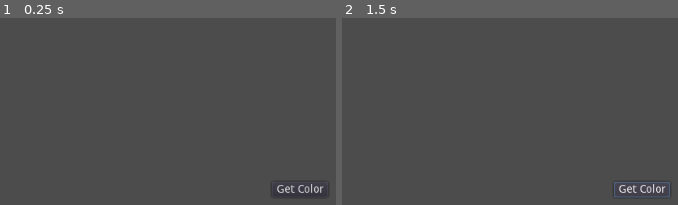
Above: before the commit, frames 1-2 (left to right).
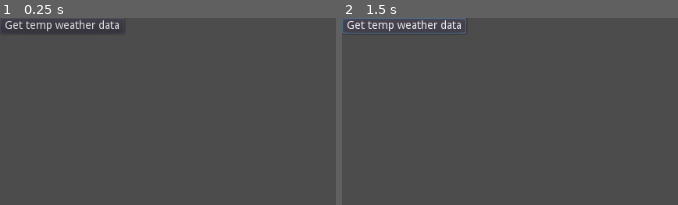
Above: after the commit, the same moments.

Repository: Codazoa/cs320-rougelike
Game: Godot game, scene res://scenes/tempweatherbutton.tscn
Same seed, same stepped clock (60 frames per second), same inputs: the game is played once before the commit and once after it. Before the commit the project starts from res://HttpButtonTest.tscn.
Inputs:
- Up to frame 1 (0.25 s): no input
- Up to frame 2 (1.5 s): click "Get Color" (after the commit: "Get temp weather data") at 0.5 s; click "Get Color" (after the commit: "Get temp weather data") at 1.25 s

The runs differ from the first frame. In frame 1, 1.0% of the frame differs, in the area x 1-97%, y 1-96%; in frame 2, 1.7%, in the area x 0-98%, y 0-96%.

Commit message:
Finished backend server api, working on api requests from game engine

Diff:
--- a/prototypes/data_scraping/game-files/db.json
+++ /dev/null
@@ -1,10 +0,0 @@
-{
-  "DotColor" : {
-    "red" : 0
-    "green" : 0
-    "blue" : 0
-  },
-  "Climate" : {
-    "Woodland" : 10
-  }
-}
--- a/prototypes/data_scraping/game-files/project.godot
+++ b/prototypes/data_scraping/game-files/project.godot
@@ -16,12 +16,8 @@
 [application]
 
 config/name="data-scraping-prototype"
-run/main_scene="res://HttpButtonTest.tscn"
+run/main_scene="res://scenes/tempweatherbutton.tscn"
 config/icon="res://icon.png"
-
-[autoload]
-
-ImportData="*res://scripts/import-data.gd"
 
 [rendering]
 
--- a/prototypes/data_scraping/game-files/HttpButtonTest.tscn
+++ b/prototypes/data_scraping/game-files/scenes/HttpButtonTest.tscn
@@ -5,7 +5,7 @@
 [node name="CanvasLayer" type="CanvasLayer"]
 script = ExtResource( 1 )
 
-[node name="Button" type="Button" parent="."]
+[node name="dotButton" type="Button" parent="."]
 anchor_left = 0.34
 anchor_top = 0.349
 anchor_right = 0.41
@@ -14,11 +14,11 @@
 margin_top = 0.140076
 margin_right = -0.0223389
 margin_bottom = -0.259918
-text = "Get Color"
+text = "Get Dot Color"
 __meta__ = {
 "_edit_use_anchors_": false
 }
 
-[node name="HTTPRequest" type="HTTPRequest" parent="."]
-[connection signal="pressed" from="Button" to="." method="_on_Button_pressed"]
-[connection signal="request_completed" from="HTTPRequest" to="." method="_on_request_completed"]
+[node name="dotHTMLReq" type="HTTPRequest" parent="."]
+[connection signal="pressed" from="dotButton" to="." method="_on_Button_pressed"]
+[connection signal="request_completed" from="dotHTMLReq" to="." method="_on_request_completed"]
--- /dev/null
+++ b/prototypes/data_scraping/game-files/scenes/Mainweatherbutton.tscn
@@ -0,0 +1,18 @@
+[gd_scene load_steps=2 format=2]
+
+[ext_resource path="res://scripts/Mainweatherbutton.gd" type="Script" id=1]
+
+[node name="CanvasLayer" type="CanvasLayer"]
+script = ExtResource( 1 )
+
+[node name="Button" type="Button" parent="."]
+margin_right = 12.0
+margin_bottom = 20.0
+text = "Get main weather data"
+__meta__ = {
+"_edit_use_anchors_": false
+}
+
+[node name="HTTPRequest" type="HTTPRequest" parent="."]
+[connection signal="pressed" from="Button" to="." method="_on_Button_pressed"]
+[connection signal="request_completed" from="HTTPRequest" to="." method="_on_HTTPRequest_request_completed"]
--- /dev/null
+++ b/prototypes/data_scraping/game-files/scenes/tempweatherbutton.tscn
@@ -0,0 +1,18 @@
+[gd_scene load_steps=2 format=2]
+
+[ext_resource path="res://scripts/tempWeatherData.gd" type="Script" id=1]
+
+[node name="CanvasLayer" type="CanvasLayer"]
+script = ExtResource( 1 )
+
+[node name="Button" type="Button" parent="."]
+margin_right = 12.0
+margin_bottom = 20.0
+text = "Get temp weather data"
+__meta__ = {
+"_edit_use_anchors_": false
+}
+
+[node name="HTTPRequest" type="HTTPRequest" parent="."]
+[connection signal="pressed" from="Button" to="." method="_on_Button_pressed"]
+[connection signal="request_completed" from="HTTPRequest" to="." method="_on_HTTPRequest_request_completed"]
--- /dev/null
+++ b/prototypes/data_scraping/game-files/scripts/HttpButtonTest.gd
@@ -0,0 +1,11 @@
+extends CanvasLayer
+
+func _ready():
+	$dotHTMLReq.connect("request_completed", self, "_on_request_completed")
+
+func _on_Button_pressed():
+	$dotHTMLReq.request("http://localhost:8080/api/dotrgb")
+
+func _on_request_completed(result, response_code, headers, body):
+	var json = JSON.parse(body.get_string_from_utf8())
+	print(json.result)
--- a/prototypes/data_scraping/game-files/HttpButtonTest.gd
+++ b/prototypes/data_scraping/game-files/scripts/Mainweatherbutton.gd
@@ -1,11 +1,14 @@
 extends CanvasLayer
 
+# Called when the node enters the scene tree for the first time.
 func _ready():
 	$HTTPRequest.connect("request_completed", self, "_on_request_completed")
 
+
 func _on_Button_pressed():
-	$HTTPRequest.request("http://localhost:8080/dotColor")
+	$HTTPRequest.request("http://localhost:8080/api/mainweather")
 
-func _on_request_completed(result, response_code, headers, body):
+
+func _on_HTTPRequest_request_completed(result, response_code, headers, body):
 	var json = JSON.parse(body.get_string_from_utf8())
 	print(json.result)
--- /dev/null
+++ b/prototypes/data_scraping/game-files/scripts/tempWeatherData.gd
@@ -0,0 +1,14 @@
+extends CanvasLayer
+
+# Called when the node enters the scene tree for the first time.
+func _ready():
+	$HTTPRequest.connect("request_completed", self, "_on_request_completed")
+
+
+func _on_Button_pressed():
+	$HTTPRequest.request("http://localhost:8080/api/mainweather/temp")
+
+
+func _on_HTTPRequest_request_completed(result, response_code, headers, body):
+	var json = JSON.parse(body.get_string_from_utf8())
+	print(json.result)
Renamed: prototypes/data_scraping/game-files/Node2D.tscn -> prototypes/data_scraping/game-files/scenes/Node2D.tscn
Renamed: prototypes/data_scraping/game-files/Sprite.tscn -> prototypes/data_scraping/game-files/scenes/Sprite.tscn
Renamed: prototypes/data_scraping/game-files/gcdot-data-test.gd -> prototypes/data_scraping/game-files/scripts/gcdot-data-test.gd
Not shown, changed: prototypes/data_scraping/game-files/scripts/backendServer.py
Not shown, removed: prototypes/data_scraping/game-files/scripts/collectData.py
Not shown, added: prototypes/data_scraping/game-files/scripts/geckodriver.log
Not shown, changed: prototypes/data_scraping/game-files/scripts/scraperClass.py
Not shown, removed: prototypes/data_scraping/game-files/testpy.py
